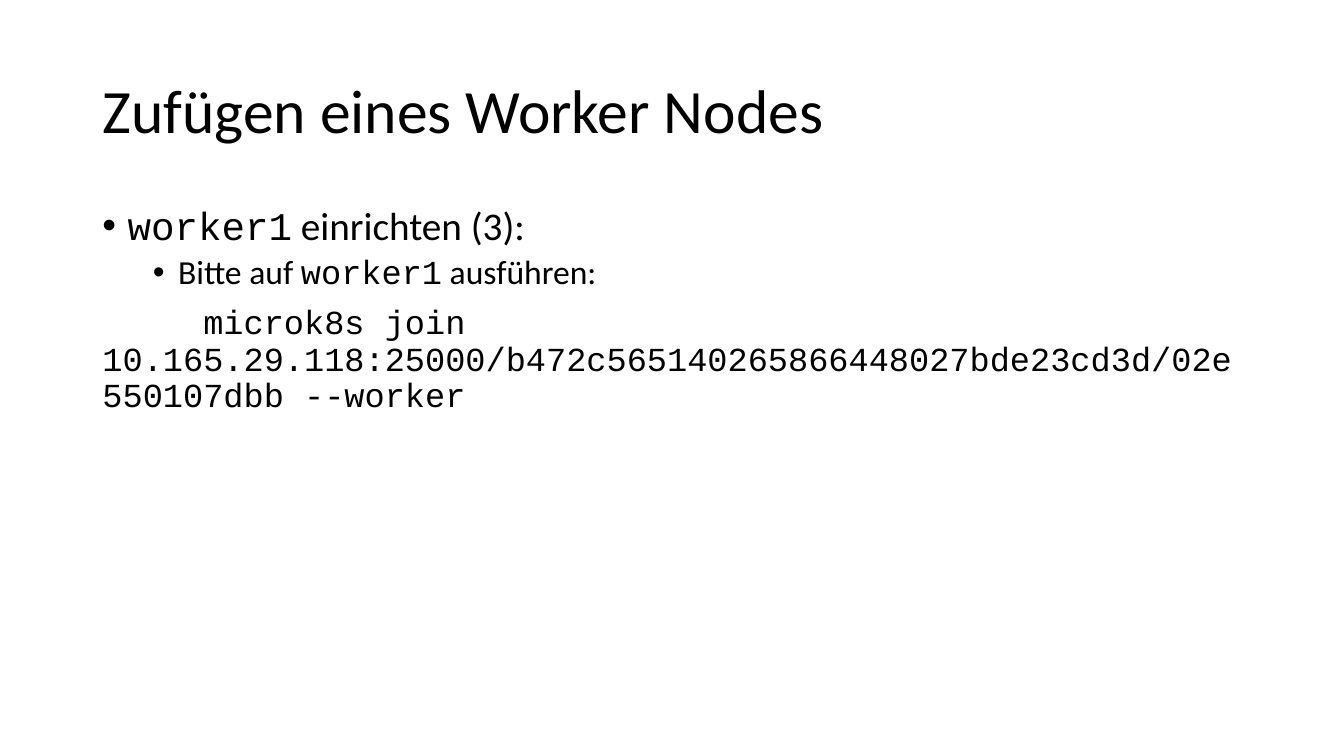
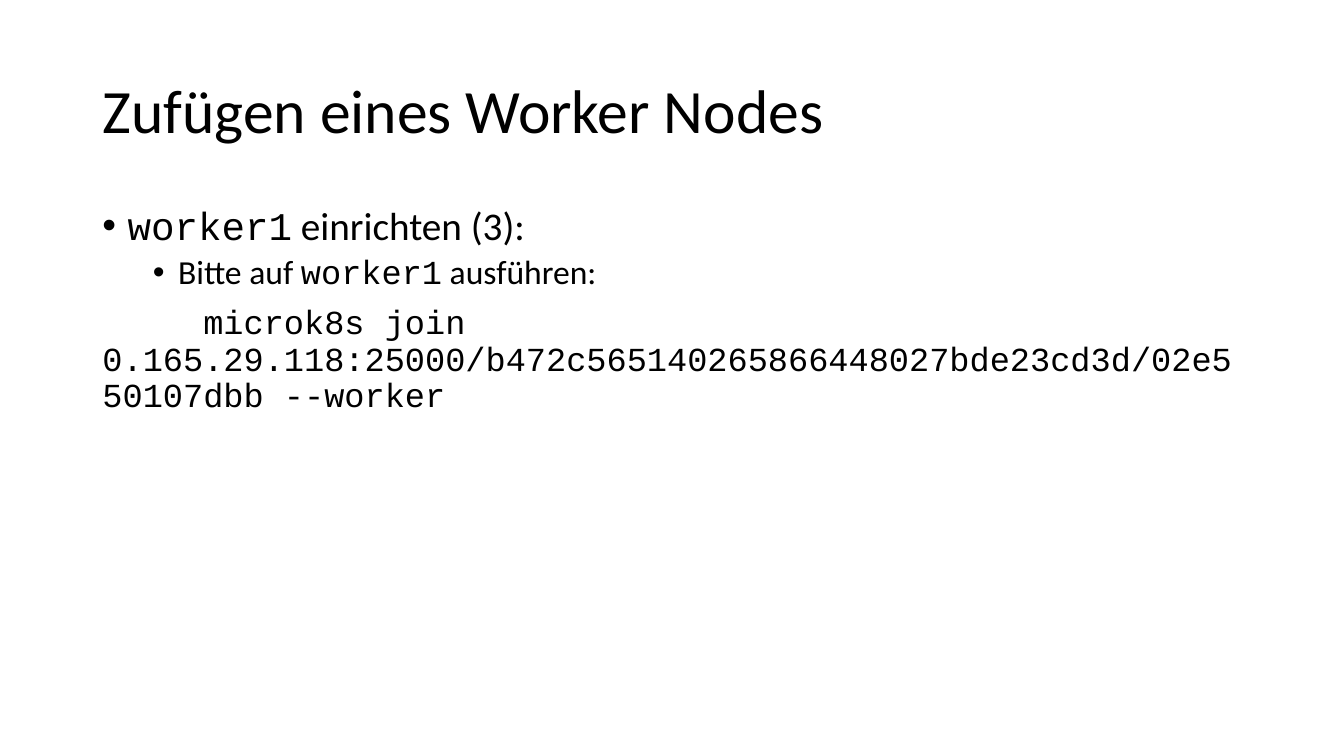
Before and after one commit to igeldo/PR4-SoSe23, a slide deck: slide 15 of sample/kubernetes/Bring your own device - Teil 1.pptx. Drawn at 1344x756 pixels with LibreOffice and Linux fonts; fonts in the diff are those of the drawing. Boxes give left, top, right and bottom in pixels: in the first picture for what was removed or moved away, otherwise in the second. Text is boxed around its words. In the diff, an @@ line names an element or a change of style, - is before the commit and + after.

Commit message:
update instructions

```diff
--- a/sample/kubernetes/Bring your own device - Teil 1.pptx
+++ b/sample/kubernetes/Bring your own device - Teil 1.pptx
@@ text at box(102, 310, 1231, 408): text changed @@
-microk8s join 10.165.29.118:25000/b472c565140265866448027bde23cd3d/02e550107dbb --worker
+microk8s join 0.165.29.118:25000/b472c565140265866448027bde23cd3d/02e550107dbb --worker
```
